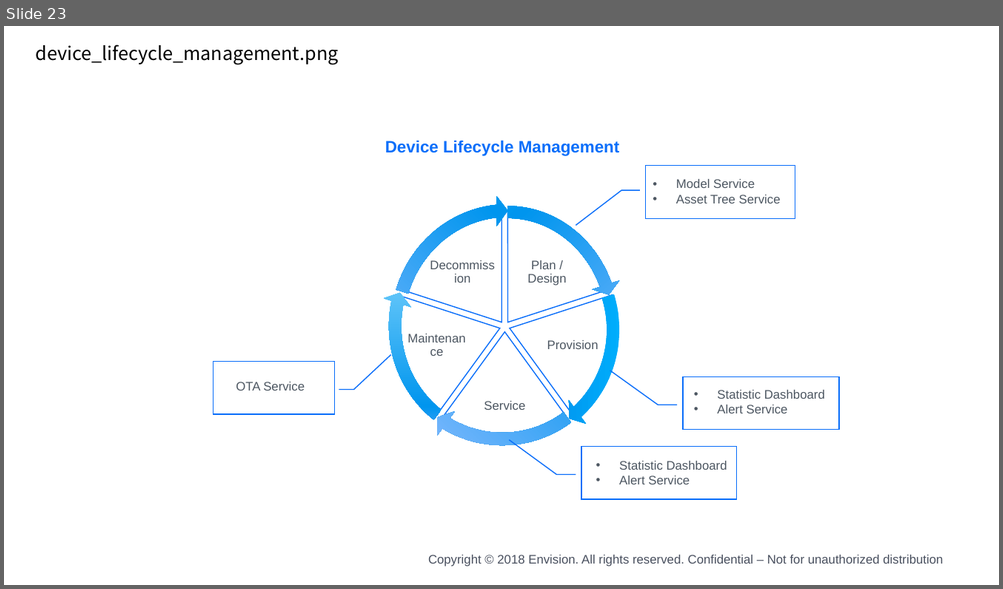
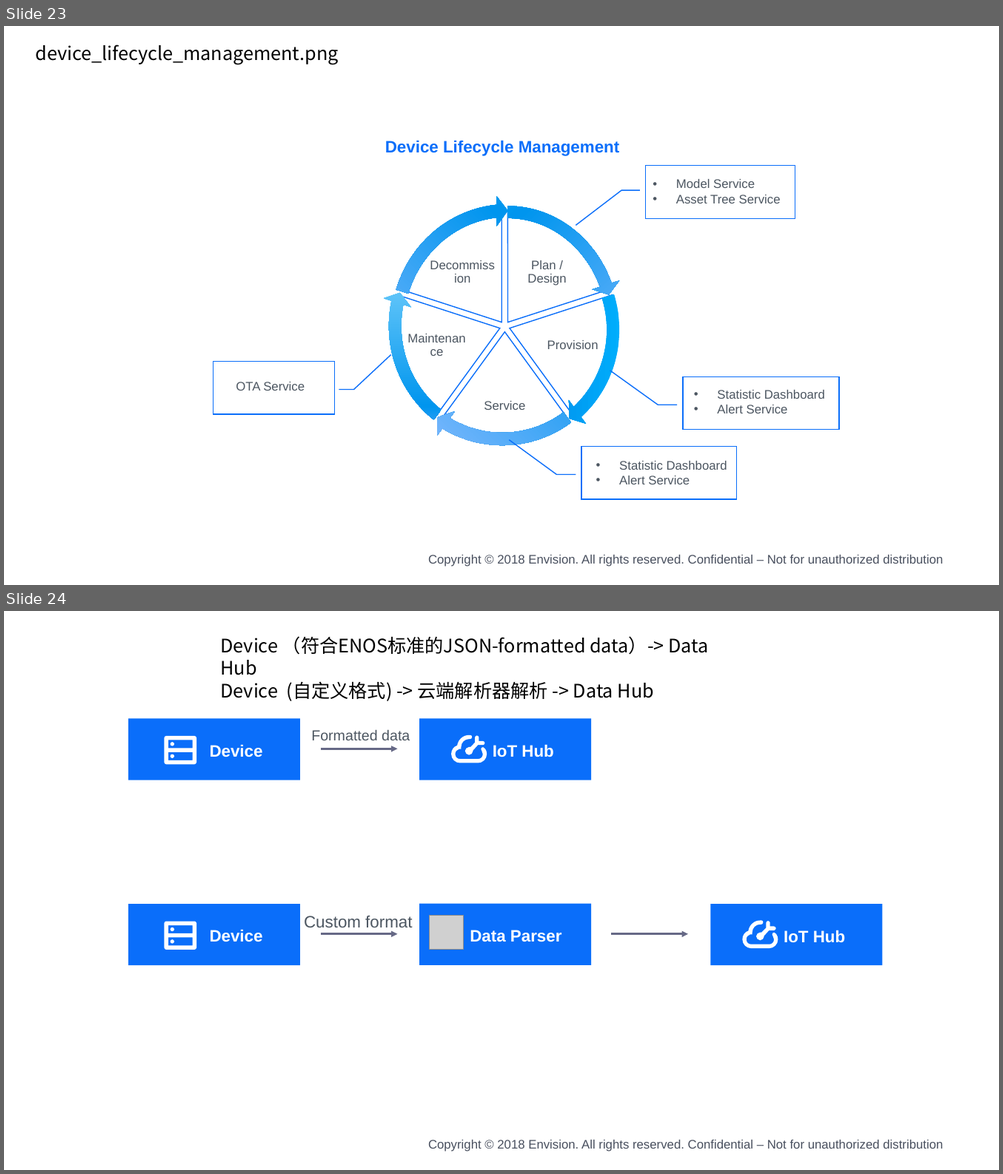
Before and after one commit to kikuchiyo/device_connection_en, a slide deck: media/device_en.pptx. Shown one above the other, each under a label of ours: slide 23 before the commit, slides 23 and 24 after it. The pictures are 1003x589 and 1003x1174 pixels, drawn with LibreOffice and Linux fonts; fonts in the diff are those of the drawing; grey boxes stand for pictures; background and template pictures are left out. Boxes give left, top, right and bottom in pixels: in the first picture for what was removed or moved away, otherwise in the second. Text is boxed around its words. In the diff, an @@ line names an element or a change of style, - is before the commit and + after.

```diff
--- a/media/device_en.pptx
+++ b/media/device_en.pptx
@@ slide 24 added at (4, 611, 999, 1170), background #FFFFFF; not listed: 1 template element that a slide beside it also shows @@
@@ text added at (221, 636, 708, 701), 18 pt, text #000000 @@
+Device （符合ENOS标准的JSON-formatted data）-> Data Hub
+Device (自定义格式) -> 云端解析器解析 -> Data Hub
@@ group added at (128, 718, 591, 780): 3 texts, 2 rectangles, 2 freeform shapes, 1 arrow @@
+IoT Hub
+Device
+Formatted data
@@ group added at (128, 904, 882, 965): 4 texts, 3 rectangles, 2 freeform shapes, 2 arrows, 1 picture @@
+IoT Hub
+Device
+Data Parser
+Custom format
```
Also in this commit, not shown: 1 other slide added, 5 other files.
